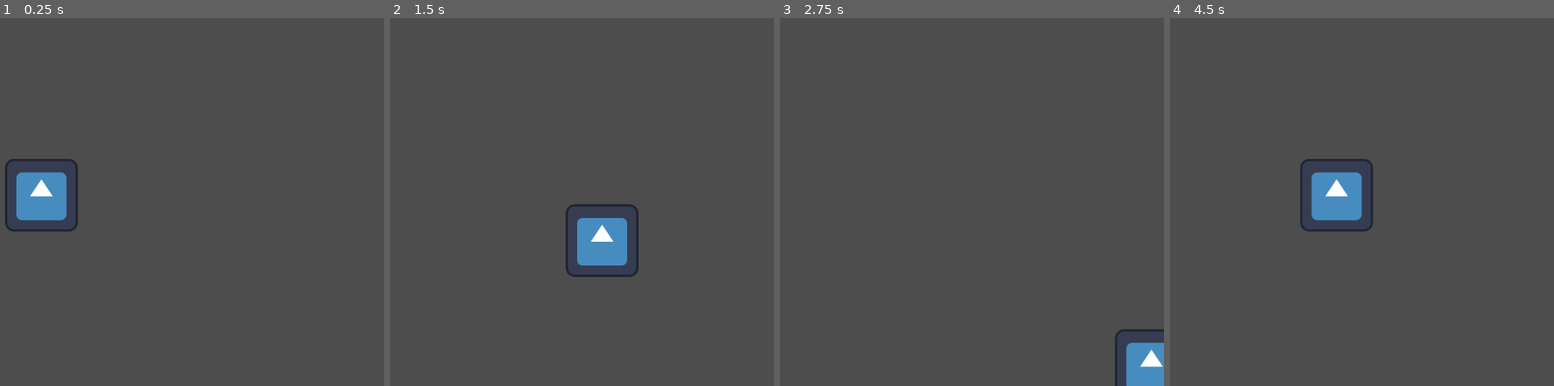
Above: before the commit, frames 1-4 (left to right).
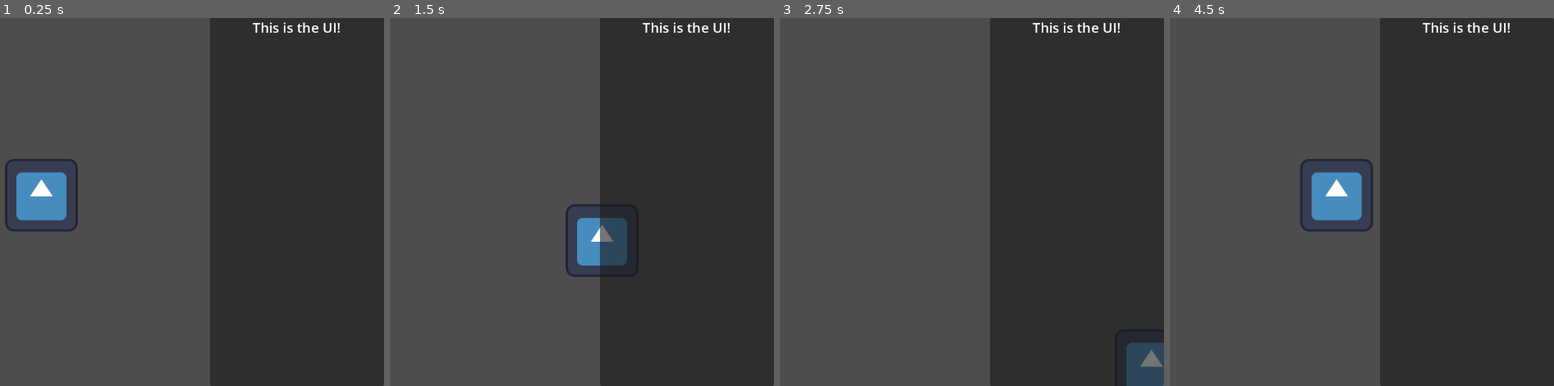
Above: after the commit, the same moments.

Repository: Fuzzy39/TeamJam
Game: Godot game, scene res://Main.tscn
Two runs of this game, one before a commit and one after it. Both use one fixed random seed, a clock stepped at 60 frames per second and the inputs below. This scene is started directly instead of the project's main scene. The engine's default icon, where the game draws it, is replaced by a stand-in: a white triangle on a blue panel in a dark square.
Inputs:
- Up to frame 1 (0.25 s): no input
- Up to frame 2 (1.5 s): tap Enter at 0.5 s; hold Right (right) 0.53-1.28 s; hold Down (down) from 1.28 s (still down)
- Up to frame 3 (2.75 s): release Down (down) at 2.03 s; hold Right (right) from 2.03 s (still down)
- Up to frame 4 (4.5 s): release Right (right) at 2.78 s; hold Up (up) 2.78-3.53 s; hold Left (left) from 3.53 s (still down)

The runs differ from the first frame. In frame 1, 45% of the frame differs, in the area x 54-100%, y 0-100%; in frame 2, 45%; in frame 3, 45%; in frame 4, 45%.

Commit message:
made UI panel

Diff:
--- a/gui.tscn
+++ b/gui.tscn
@@ -1,3 +1,23 @@
-[gd_scene format=3 uid="uid://l7p8h44waxb2"]
+[gd_scene load_steps=2 format=3 uid="uid://l7p8h44waxb2"]
 
-[node name="GUI" type="CanvasGroup"]
+[sub_resource type="LabelSettings" id="LabelSettings_svudw"]
+font_size = 24
+
+[node name="GUI" type="Control"]
+layout_mode = 3
+anchors_preset = 0
+
+[node name="PanelContainer" type="PanelContainer" parent="."]
+layout_mode = 0
+offset_left = 846.0
+offset_right = 1152.0
+offset_bottom = 648.0
+
+[node name="VBoxContainer" type="VBoxContainer" parent="PanelContainer"]
+layout_mode = 2
+
+[node name="Label" type="Label" parent="PanelContainer/VBoxContainer"]
+layout_mode = 2
+text = "This is the UI!"
+label_settings = SubResource("LabelSettings_svudw")
+horizontal_alignment = 1
